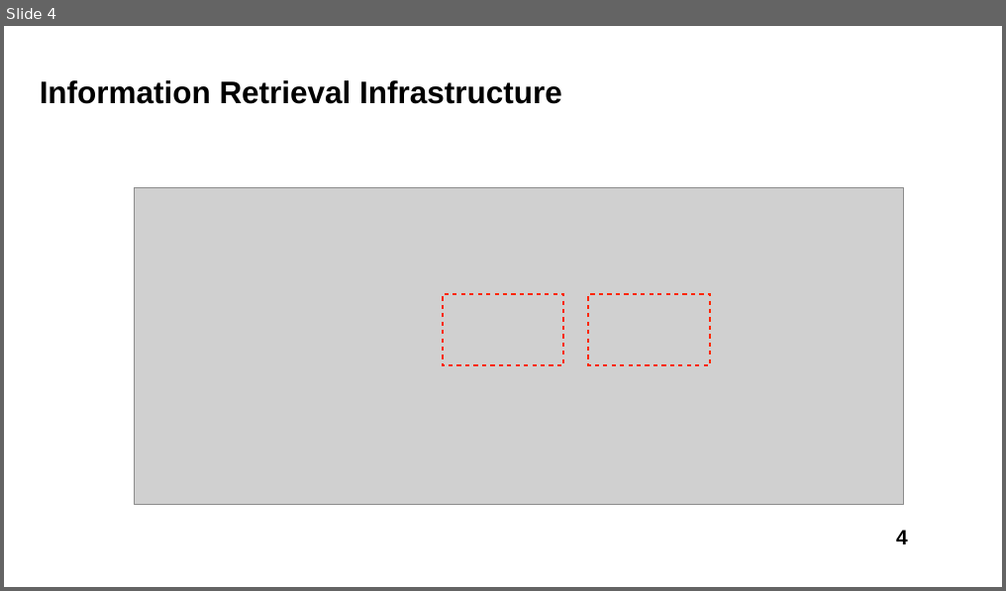
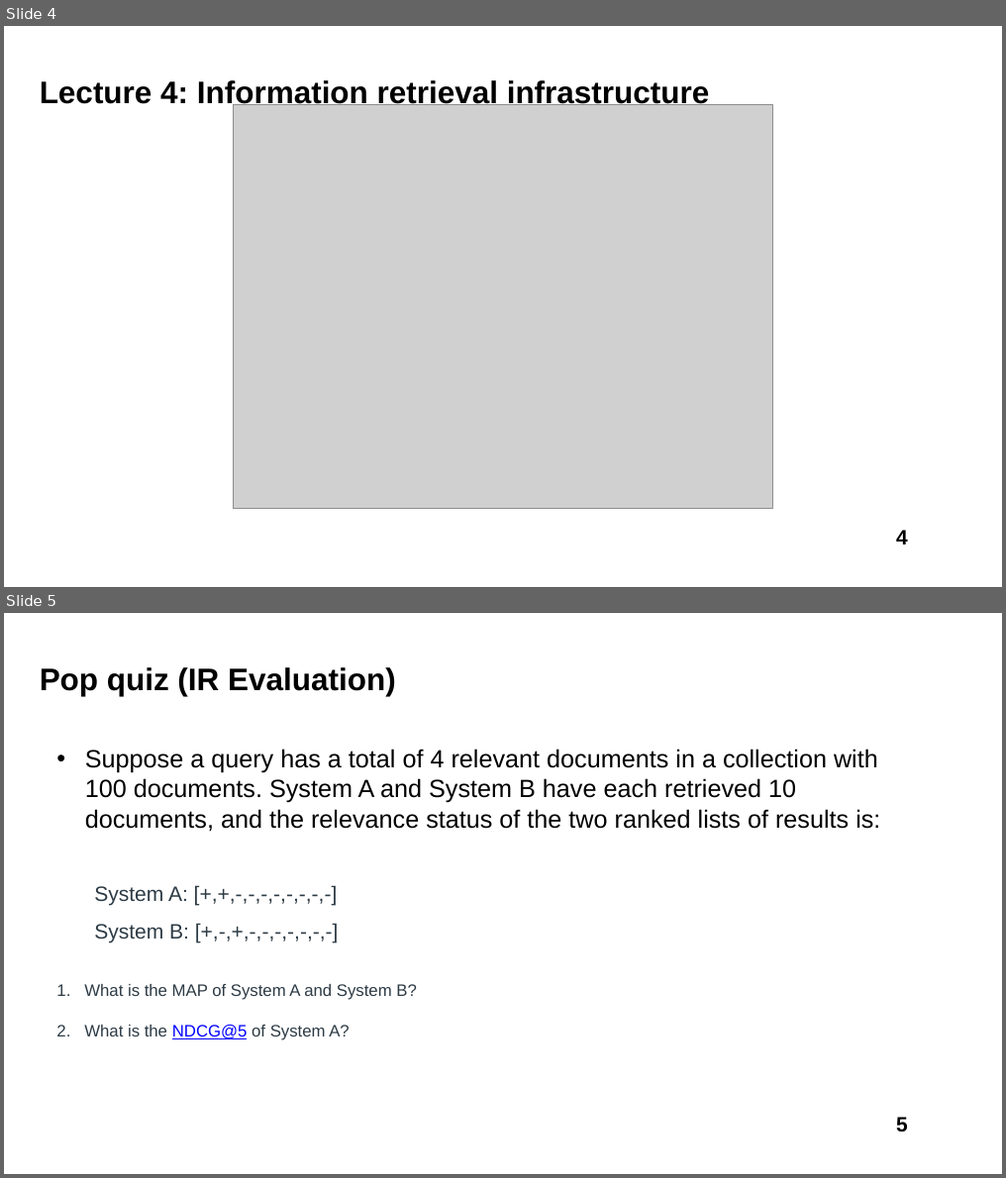
Before and after one commit to liususan091219/liususan091219.github.io, a slide deck: teaching/cs589_21f/slides/4_infr.pptx. Shown one above the other, each under a label of ours: slide 4 before the commit, slides 4 and 5 after it. The pictures are 1006x591 and 1006x1178 pixels, drawn with LibreOffice and Linux fonts; fonts in the diff are those of the drawing; grey boxes stand for pictures. Boxes give left, top, right and bottom in pixels: in the first picture for what was removed or moved away, otherwise in the second. Text is boxed around its words. In the diff, an @@ line names an element or a change of style, - is before the commit and + after.

```diff
--- a/teaching/cs589_21f/slides/4_infr.pptx
+++ b/teaching/cs589_21f/slides/4_infr.pptx
@@ slide 5 added at (4, 613, 1002, 1174), background #FFFFFF @@
@@ title added at (40, 667, 396, 696), 30 pt, text #000000, bold @@
+Pop quiz (IR Evaluation)
@@ text added at (56, 749, 880, 1041), 24 pt, text #000000 @@
+• Suppose a query has a total of 4 relevant documents in a collection with 100 documents. System A and System B have each retrieved 10 documents, and the relevance status of the two ranked lists of results is:
+    System A: [+,+,-,-,-,-,-,-,-,-]
+    System B: [+,-,+,-,-,-,-,-,-,-]
+1. What is the MAP of System A and System B?
+2. What is the NDCG@5 of System A?
@@ page number added at (896, 1117, 908, 1133), 20 pt, text #000000, bold @@
+5
@@ slide 4 changed as well @@
@@ title at (40, 78, 710, 109): text changed @@
-Information Retrieval Infrastructure
+Lecture 4: Information retrieval infrastructure
@@ picture: place and size @@
-picture at (135, 187, 903, 504)
+picture at (233, 104, 773, 509)
@@ rectangle removed at (443, 294, 564, 366) @@
@@ rectangle removed at (589, 294, 710, 366) @@
```
Also in this commit, not shown: 6 other slides changed, 37 other slides added, 28 slides removed, 3 other files.
